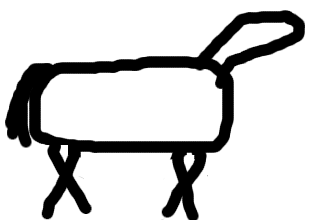
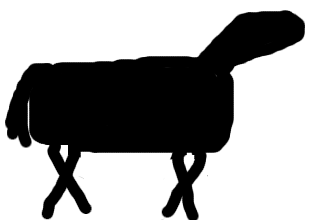
Before/after of a 320 × 220 layered artwork. What changed in the layer stack:
painted on "1" over (40, 21, 294, 142)
